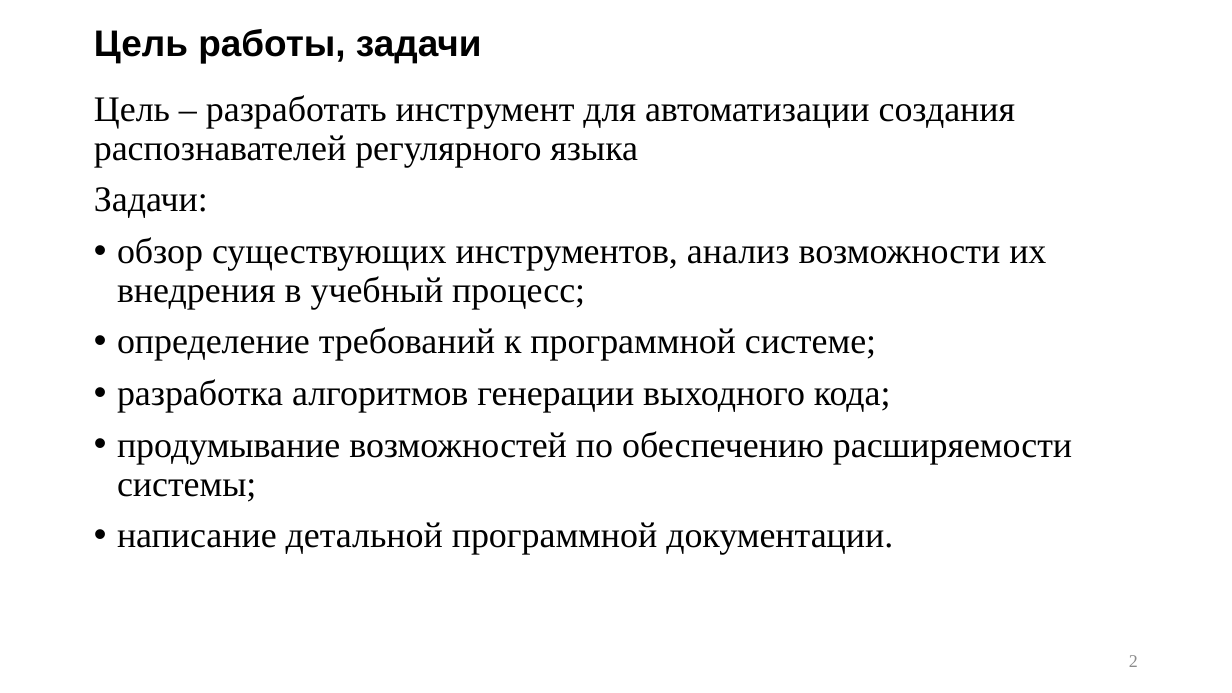
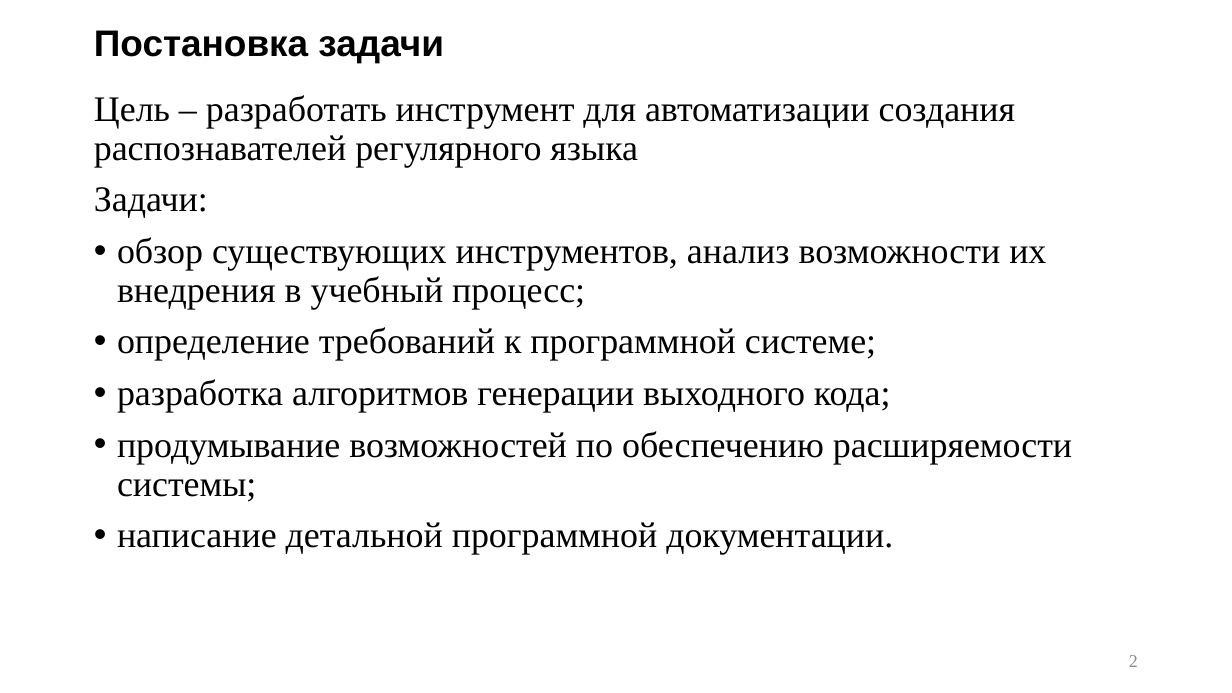
Before and after one commit to p6p62/RecognizerGenerator, a slide deck: slide 2 of Презентация на защиту.pptx. Drawn at 1232x693 pixels with LibreOffice and Linux fonts; fonts in the diff are those of the drawing. Boxes give left, top, right and bottom in pixels: in the first picture for what was removed or moved away, otherwise in the second. Text is boxed around its words. In the diff, an @@ line names an element or a change of style, - is before the commit and + after.

```diff
--- a/Презентация на защиту.pptx
+++ b/Презентация на защиту.pptx
@@ title at [94, 30, 444, 63]: text changed @@
-Цель работы, задачи
+Постановка задачи
```
Also in this commit, not shown: 4 other slides changed.
